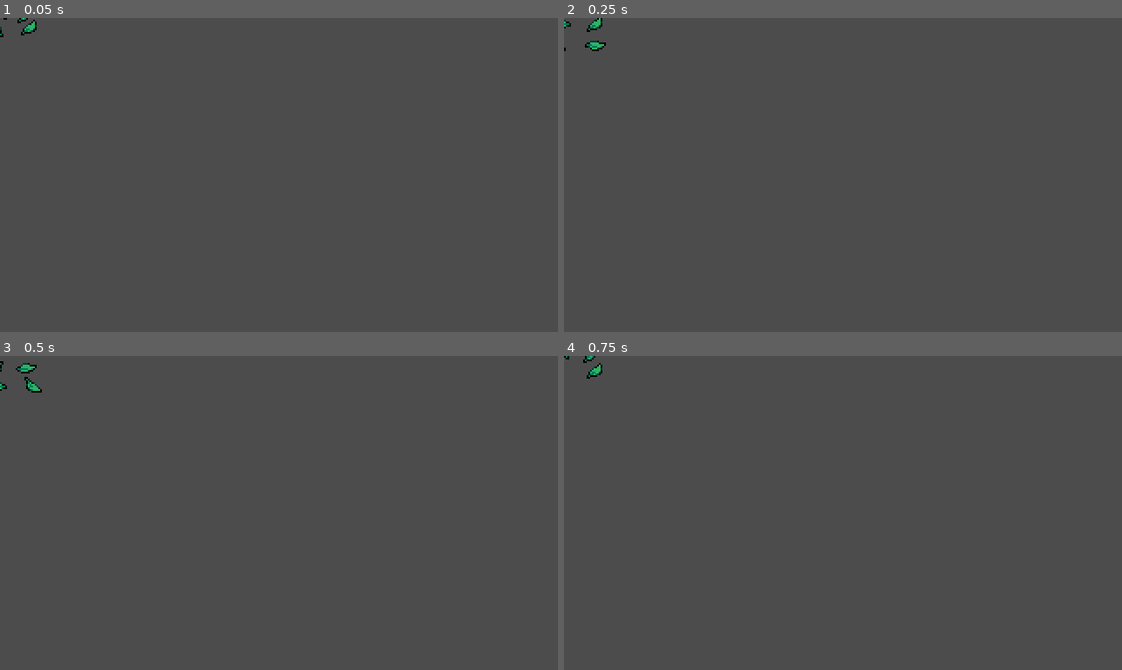
Above: before the commit, frames 1-4 (two rows, left to right).
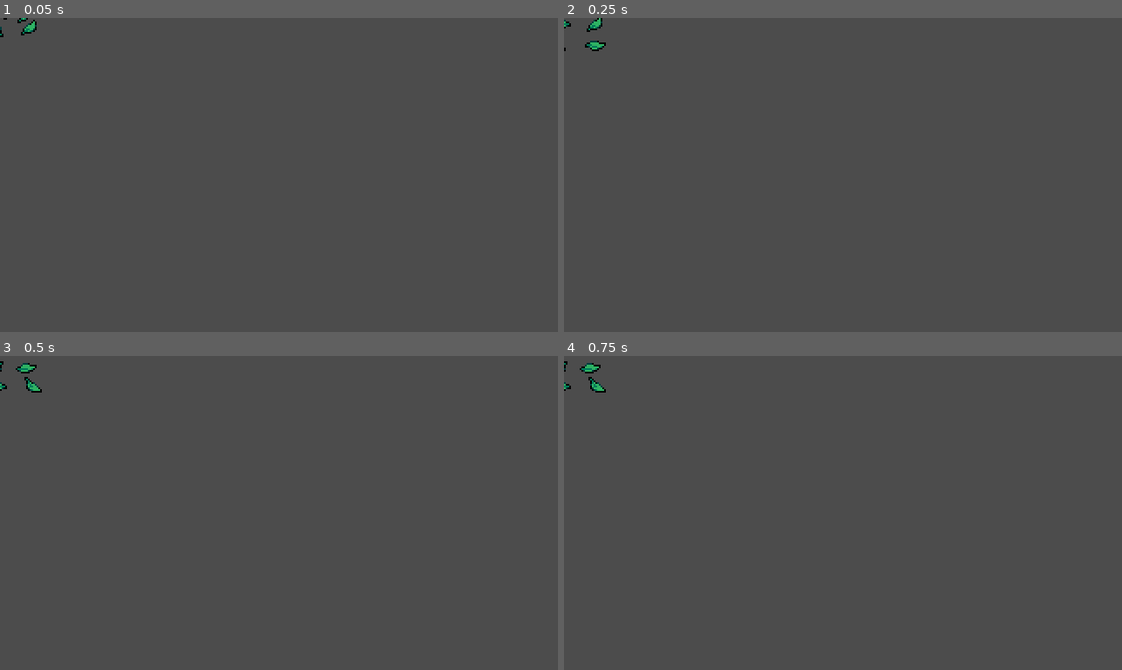
Above: after the commit, the same moments.

Repository: pedrocarne/action-game
Game: Godot game, scene res://Effects/GrassEffect.tscn
Two runs of this game, one before a commit and one after it. Both use one fixed random seed, a clock stepped at 60 frames per second and the inputs below. This scene is started directly instead of the project's main scene.
Inputs:
- Up to frame 1 (0.05 s): no input
- Up to frame 2 (0.25 s): no input
- Up to frame 3 (0.5 s): no input
- Up to frame 4 (0.75 s): hold Right (ui_right) from 0.53 s (still down); tap X (attack) at 0.6 s

Frames 1-3 are identical in both runs. In frame 4, 0.3% of the frame differs, in the area x 0-8%, y 0-12%.

Commit message:
removing the attack func from GE

Diff:
--- a/Effects/GrassEffect.gd
+++ b/Effects/GrassEffect.gd
@@ -3,9 +3,5 @@
 onready var animatedSprite = $AnimatedSprite
 
 func _ready():
+	animatedSprite.frame = 0
 	animatedSprite.play("Animate")
-
-func _process(delta):
-	if Input.is_action_just_pressed("attack"):
-		animatedSprite.frame = 0
-		animatedSprite.play("Animate")
